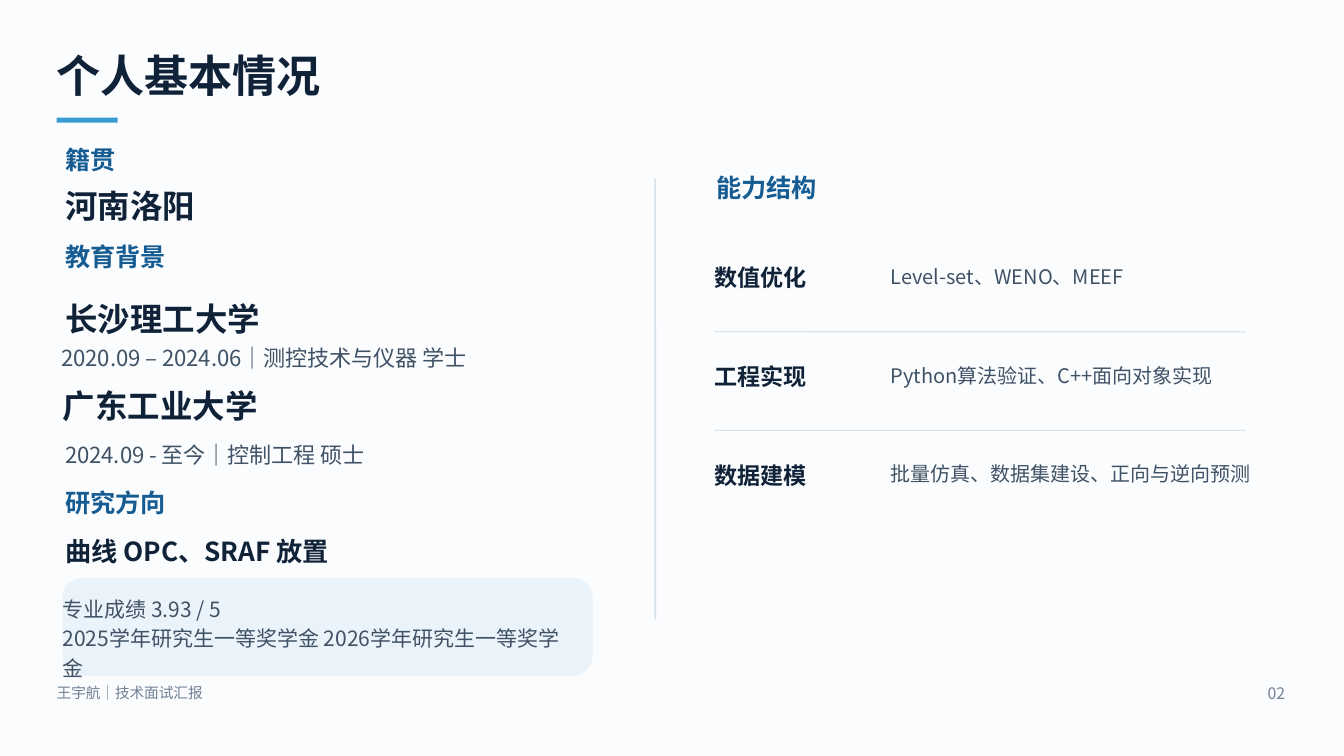
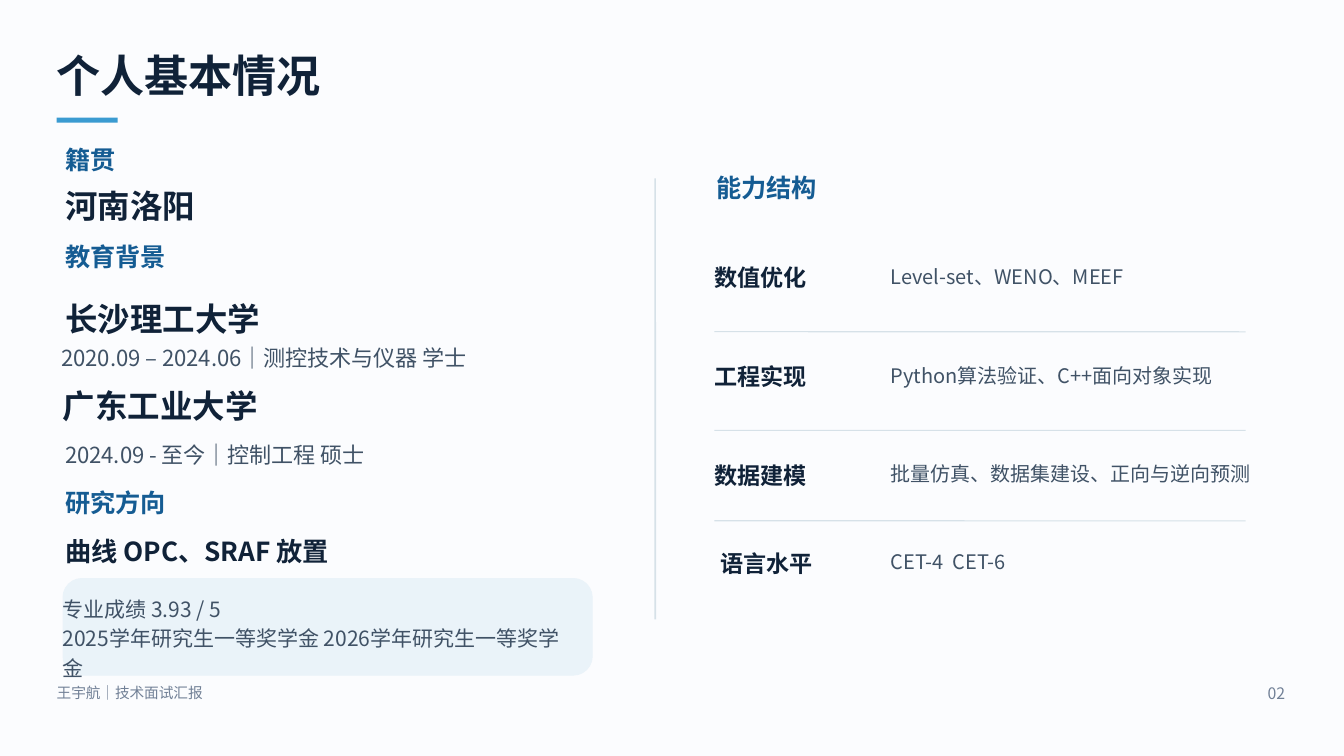
Before and after one commit to wyhcoder/C-version-Lithography, a slide deck: slide 2 of output/presentations/王宇航_技术面试汇报_初稿.pptx. Drawn at 1344x756 pixels with LibreOffice and Linux fonts; fonts in the diff are those of the drawing. Boxes give left, top, right and bottom in pixels: in the first picture for what was removed or moved away, otherwise in the second. Text is boxed around its words. In the diff, an @@ line names an element or a change of style, - is before the commit and + after.

```diff
--- a/output/presentations/王宇航_技术面试汇报_初稿.pptx
+++ b/output/presentations/王宇航_技术面试汇报_初稿.pptx
@@ line added from (715, 521) to (1246, 521), #D6E1E8 0.75 pt @@
@@ text added at [721,552,813,574], 16.5 pt, text #102238, bold @@
+语言水平
@@ text added at [891,554,1006,570], 14.2 pt, text #405266 @@
+CET-4 CET-6
```
Also in this commit, not shown: 2 other slides changed, 11 other files.
